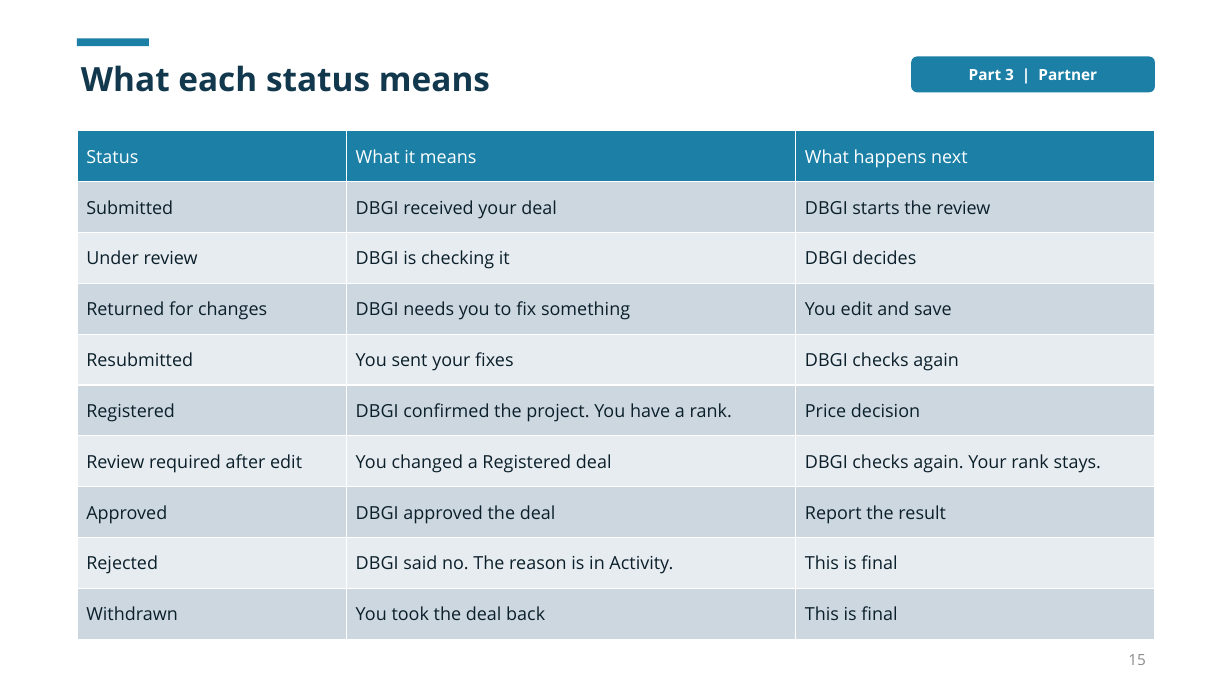
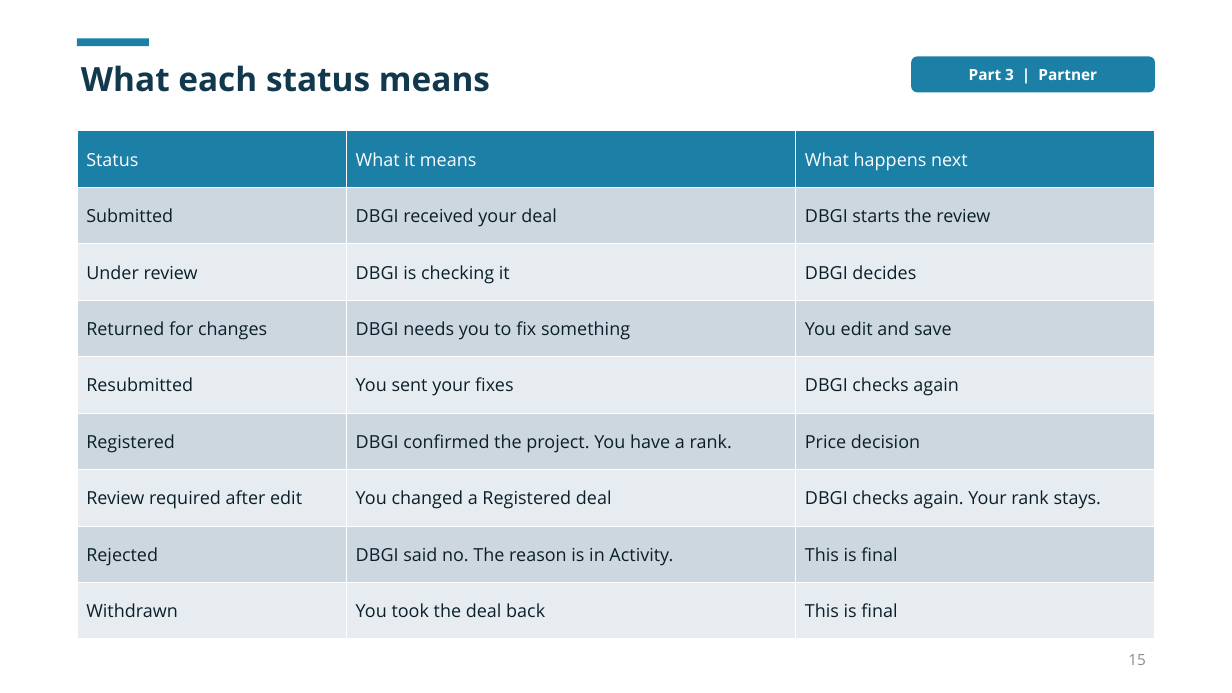
Before and after one commit to dbsuarez/dbgi-deal-registration-portal, a slide deck: slide 15 of docs/guides/Portal User Guide 2026-11/Using the DBGI Portal.pptx. Drawn at 1232x693 pixels with LibreOffice and Linux fonts; fonts in the diff are those of the drawing. Boxes give left, top, right and bottom in pixels: in the first picture for what was removed or moved away, otherwise in the second. Text is boxed around its words. In the diff, an @@ line names an element or a change of style, - is before the commit and + after.

```diff
--- a/docs/guides/Portal User Guide 2026-11/Using the DBGI Portal.pptx
+++ b/docs/guides/Portal User Guide 2026-11/Using the DBGI Portal.pptx
@@ table at (x1=77, y1=131, x2=1155, y2=640) @@
-row 8: Approved | DBGI approved the deal | Report the result
```
Also in this commit, not shown: 4 other slides changed, 47 other files.
